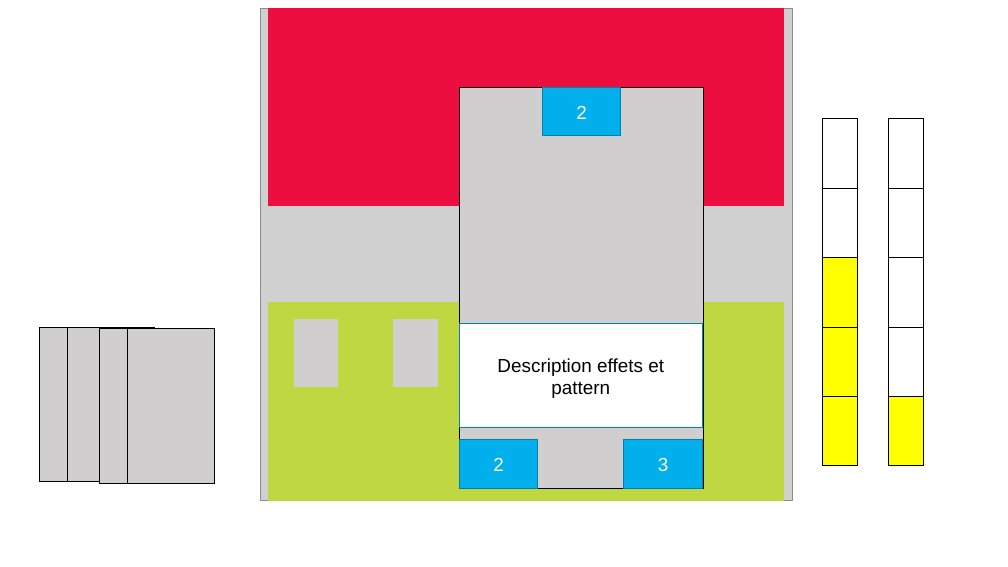
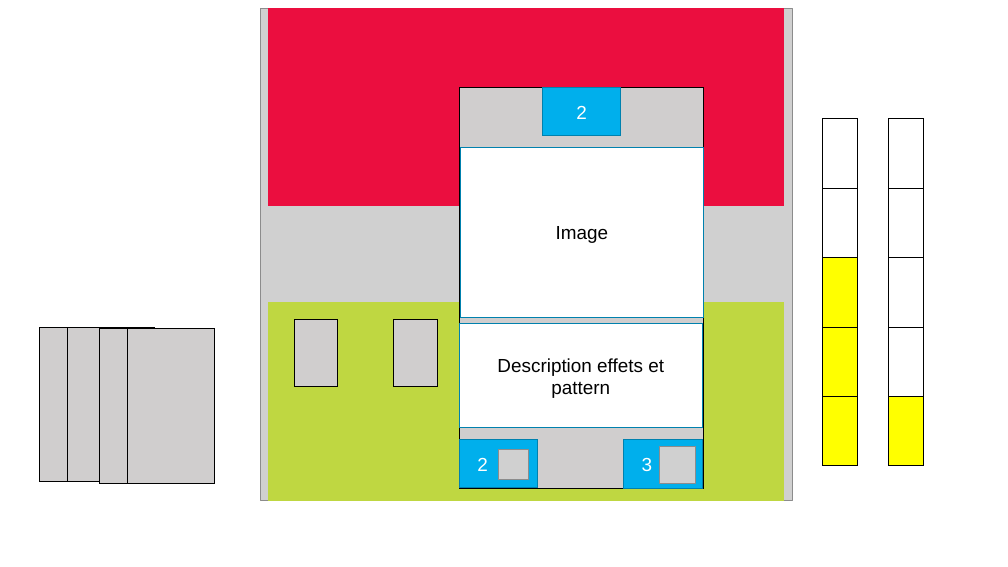
Before and after one commit to Anh-Kagi/systemes-distribues, a slide deck: slide 6 of Présentation projet.pptx. Drawn at 1008x567 pixels with LibreOffice and Linux fonts; fonts in the diff are those of the drawing; grey boxes stand for pictures; background and template pictures are left out. Boxes give left, top, right and bottom in pixels: in the first picture for what was removed or moved away, otherwise in the second. Text is boxed around its words. In the diff, an @@ line names an element or a change of style, - is before the commit and + after.

```diff
--- a/Présentation projet.pptx
+++ b/Présentation projet.pptx
@@ rectangle added at (x1=461, y1=147, x2=703, y2=317), fill #FFFFFF, outline #0081AF 1 pt, 18 pt, text #000000 @@
+Image
@@ rectangle at (x1=294, y1=320, x2=338, y2=386): outline #D0CECE 1 pt to #000000 1 pt @@
@@ rectangle at (x1=393, y1=320, x2=437, y2=386): outline #D0CECE 1 pt to #000000 1 pt @@
@@ rectangle "2" at (x1=460, y1=439, x2=538, y2=488): alignment centre to left @@
@@ rectangle "3" at (x1=624, y1=440, x2=702, y2=488): alignment centre to left @@
@@ picture added at (x1=659, y1=446, x2=696, y2=482) @@
@@ picture added at (x1=498, y1=450, x2=529, y2=480) @@
```
Also in this commit, not shown: 2 slides added, 1 slide removed.
